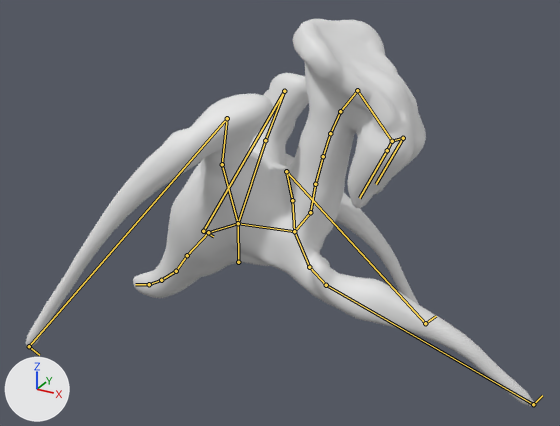
Before and after pictures for a commit that changed the Blender file UnrealProject/Source/Monsters/Ptero/Blend_ChickenMonster_Attack2.blend.
Before and after are seen from a camera (50 mm lens) standing at (8.42, -11.62, 8.39) and looking at (2.22, -0.35, 2.75). Arrows for +X, +Y and +Z are at lower left; the lights stay in place. Both versions are drawn at frame 30 of the action 'ArmatureAction.001'; the numbers are the values there. The bones that bend it are drawn over the model as lines.

The first picture shows 'OBJ_ChickenMonster'.
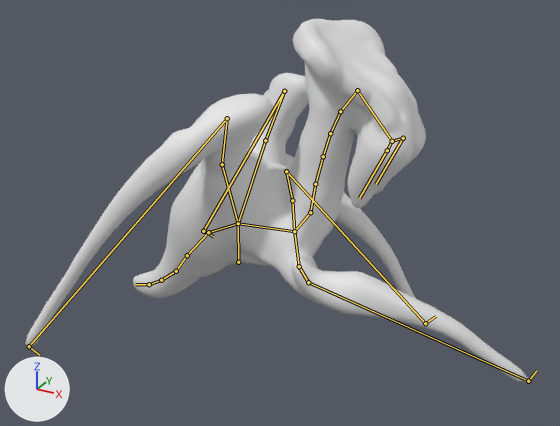
Location of each change, (x1, y1, x2, y2) in pixels of the pictures (560 x 426 px):
```json
{"object": "OBJ_ChickenMonster", "change": "posed", "before": [25, 19, 534, 407], "after": [25, 19, 529, 383], "on screen": "6% shorter"}
{"bone": "Leg_Front_Shoulder_R", "before": "(294, 231) to (309, 267)", "after": "(294, 231) to (299, 266)"}
{"bone": "Leg_Front_1_R", "before": "(309, 267) to (326, 285)", "after": "(299, 266) to (308, 282)"}
{"bone": "Leg_Front_2_R", "before": "(326, 285) to (533, 404)", "after": "(308, 282) to (528, 381)"}
```

Scene script edits in JSON lines:
```json
{"block": "bone_leg_front_shoulder_r", "where": "bone_leg_front_shoulder_r = bpy.data.objects['Armature'].pose.bones['Leg_Front_Shoulder_R']  # child of 'Spine_Forward_1'"}
{"op": "set", "path": "bone_leg_front_shoulder_r.rotation_quaternion", "old": "(0.968, -0.081, 0.034, 0.235)", "new": "(0.991, -0.054, 0.057, 0.104)", "note": "degrees (-8, 6, 27) -> degrees (-5, 7, 12)"}
{"block": "bone_leg_front_1_r", "where": "bone_leg_front_1_r = bpy.data.objects['Armature'].pose.bones['Leg_Front_1_R']  # child of 'Leg_Front_Shoulder_R'"}
{"op": "set", "path": "bone_leg_front_1_r.rotation_quaternion", "old": "(0.987, 0.087, 0.137, -0.004)", "new": "(0.98, 0.106, 0.168, 0.026)", "note": "degrees (10, 16, 1) -> degrees (13, 19, 5)"}
{"block": "bone_leg_front_2_r", "where": "bone_leg_front_2_r = bpy.data.objects['Armature'].pose.bones['Leg_Front_2_R']  # child of 'Leg_Front_1_R'"}
{"op": "set", "path": "bone_leg_front_2_r.rotation_quaternion", "old": "(0.868, 0.332, 0.109, 0.352)", "new": "(0.884, 0.217, 0.04, 0.412)", "note": "degrees (41, -3, 43) -> degrees (25, -6, 49)"}
```
